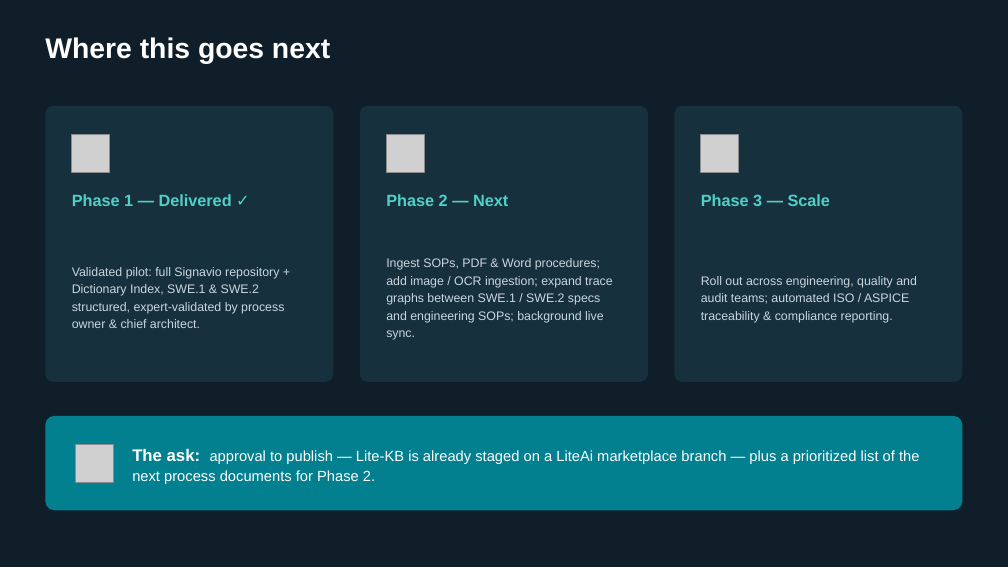
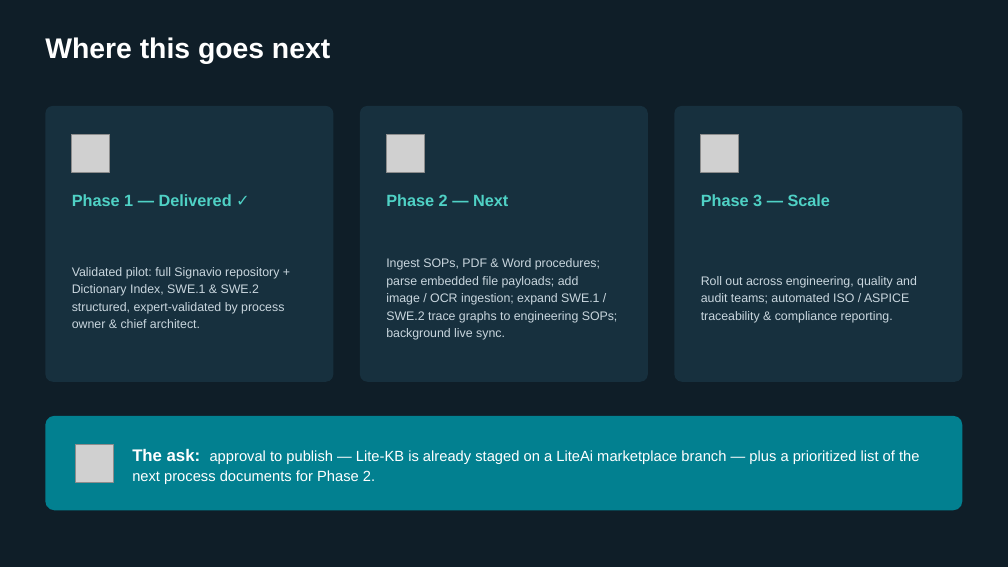
Before and after one commit to Engineer-Aly/msg_queue, a slide deck: slide 10 of Lite-KB_Graph_RAG_Plugin (1).pptx. Drawn at 1008x567 pixels with LibreOffice and Linux fonts; fonts in the diff are those of the drawing; grey boxes stand for pictures. Boxes give left, top, right and bottom in pixels: in the first picture for what was removed or moved away, otherwise in the second. Text is boxed around its words. In the diff, an @@ line names an element or a change of style, - is before the commit and + after.

```diff
--- a/Lite-KB_Graph_RAG_Plugin (1).pptx
+++ b/Lite-KB_Graph_RAG_Plugin (1).pptx
@@ text at [386, 258, 618, 340]: text changed @@
-Ingest SOPs, PDF & Word procedures; add image / OCR ingestion; expand trace graphs between SWE.1 / SWE.2 specs and engineering SOPs; background live sync.
+Ingest SOPs, PDF & Word procedures; parse embedded file payloads; add image / OCR ingestion; expand SWE.1 / SWE.2 trace graphs to engineering SOPs; background live sync.
```
Also in this commit, not shown: 6 other slides changed, 1 slide added.
